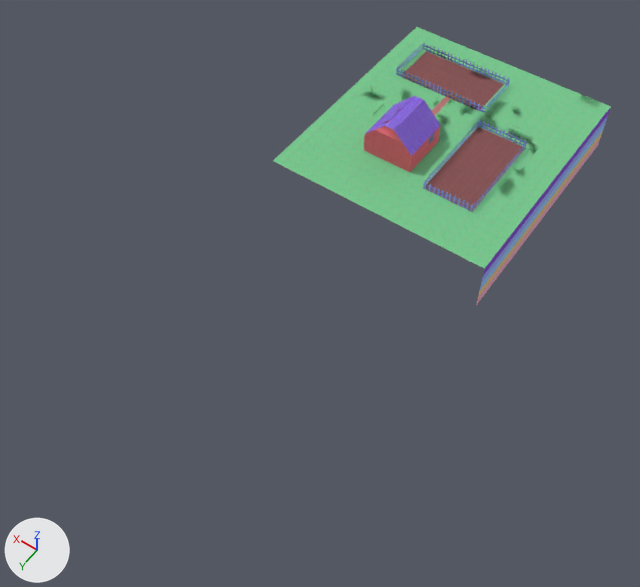
The OBJ model Assets/Models/farm.obj, before and after one commit.
Camera for both pictures: a 50 mm lens placed at (-64.3, 117.9, 113.0), pointed at (-9.0, 40.5, -8.7). The axes (+X, +Y, +Z) are drawn at lower left. The lights are the same throughout. Where no turn or scale is listed for an object, it has been applied to the vertices. Vertices at the same position are counted once.
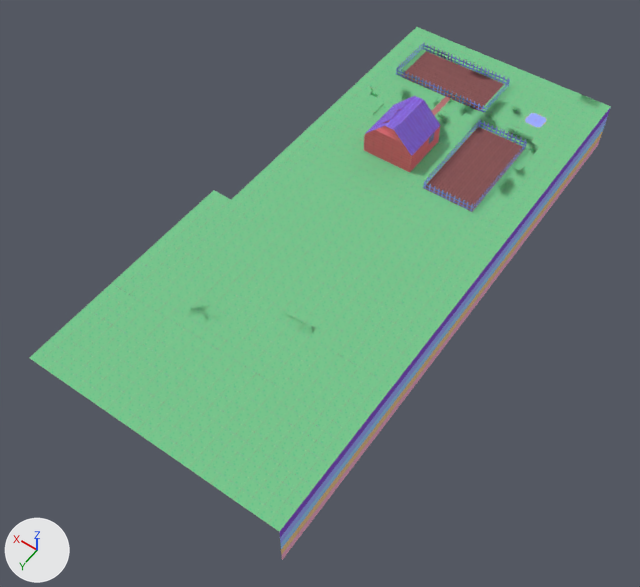
Location of each change, [x1, y1, x2, y2] in pixels of the pictures (640 x 587 px):
'Default', reshaped (72% wider, 91% taller)
    before: [273, 27, 611, 305]
    after: [29, 27, 611, 560]
part 1 of me_default, added (green)
    after: [112, 161, 484, 386]
part 2 of me_default, added (green)
    after: [29, 283, 393, 532]
part 3 of me_default, added (green)
    after: [170, 288, 330, 388]
part 4 of me_default, added (blue)
    after: [280, 270, 484, 560]
part 5 of me_default, added
    after: [522, 111, 550, 130]
part 6 of me_default, built on
    before: [329, 128, 346, 142]
    after: [336, 94, 377, 142]

The change, as a diff of the scene's bpy script:
```diff
--- a/Assets/Models/farm.obj.py
+++ b/Assets/Models/farm.obj.py
@@ me_default @@
 # used by ob_default; location = (0.0, 0.0, 0.0)
-me_default.from_pydata(...)  # 1313 vertices, 1849 faces; spans x -32.0..12.0, y -24.0..26.0, z -10.0..8.1
+me_default.from_pydata(...)  # 2278 vertices, 3483 faces; spans x -32.0..16.0, y -24.0..82.0, z -10.0..8.1
+# me_default part 1: a new loose piece of 416 vertices spanning x -32.0..16.0, y 24.0..64.0, z 0.0, in mat_material1
+# me_default part 2: a new loose piece of 291 vertices spanning x -32.0..16.0, y 52.0..82.0, z 0.0, in mat_material1
+# me_default part 3: a new loose piece of 77 vertices spanning x -20.5..3.5, y 50.0..64.0, z 0.0, in mat_material1
+# me_default part 4: 168 vertices added at x -32.0, y 28.0..82.0, z -10.0..0.0
+# me_default part 5: 8 vertices added at x -24.0..-20.0, y -14.0..-10.0, z 0.0
+# me_default part 6: 1 vertex removed from x 6.0, y 14.0, z 0.0; 6 vertices added at x 4.0..8.0, y 0.0..12.0, z 0.0
 me_default.materials.append(mat_material1)
```
